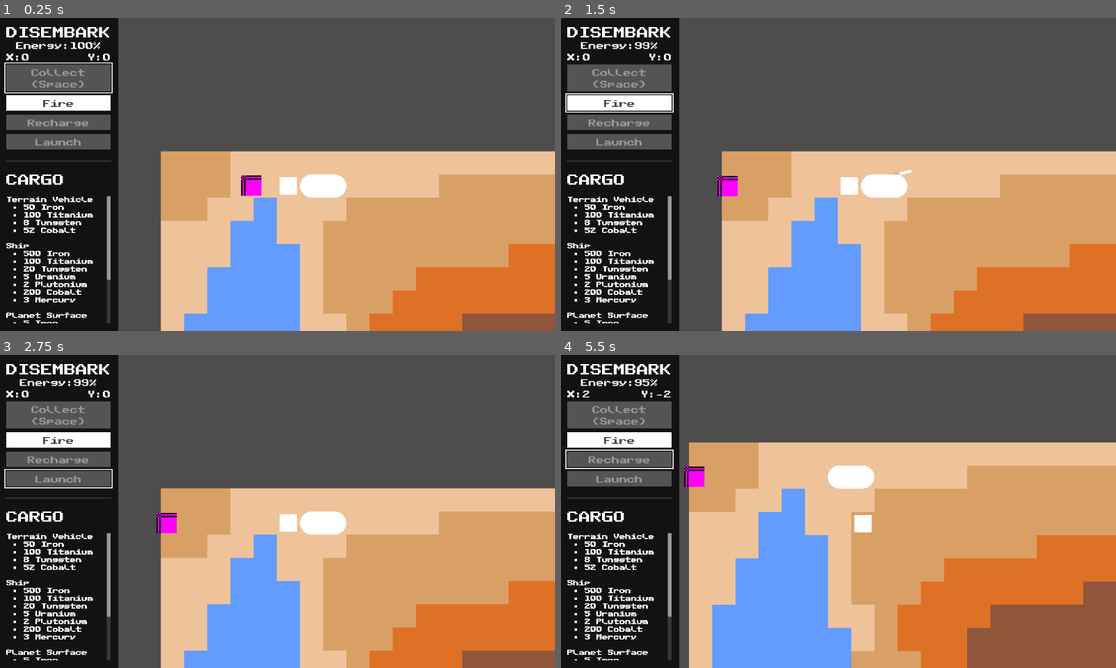
Above: before the commit, frames 1-4 (two rows, left to right).
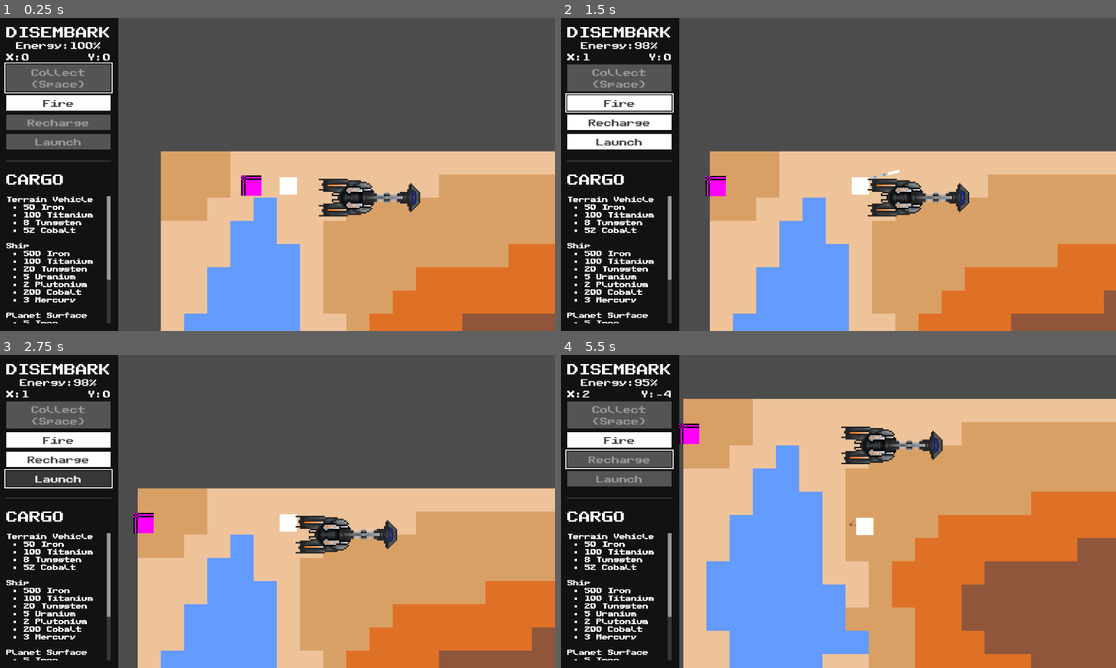
Above: after the commit, the same moments.

Repository: late-parrot/tsa-video-game-design-2026
Game: Godot game, scene res://scenes/disembark/disembark.tscn
The game is run twice, just before and just after one commit, with the same random seed, the same clock (stepped at 60 frames per second) and the same inputs. This scene is started directly instead of the project's main scene.
Inputs (mouse positions are in pixels of both pictures, inside the frame that each line leads up to):
- Up to frame 1 (0.25 s): no input
- Up to frame 2 (1.5 s): click "Fire" at 0.5 s; tap Enter at 1.25 s; move the mouse to (960, 158) at 1.27 s; press the mouse at (960, 158) at 1.28 s; hold D (right) from 1.28 s (still down)
- Up to frame 3 (2.75 s): release D (right) at 2 s; release the mouse at (399, 495) at 2 s; click (61, 480) at 2 s, where only the run after the commit has a clickable "Launch"
- Up to frame 4 (5.5 s): click (622, 480) at 2.75 s, where only the run after the commit has a clickable "Launch"; click (622, 458) at 3.5 s, where only the run after the commit has a clickable "Recharge"; tap Space at 4.25 s; move the mouse to (727, 527) at 4.27 s; hold S (down) 4.28-5.03 s; click (727, 527) at 4.35 s; move the mouse to (894, 442) at 5.02 s; press the mouse at (894, 442) at 5.03 s; hold D (right) from 5.03 s (still down)

The runs differ from the first frame. In frame 1, 1.7% of the frame differs, in the area x 54-76%, y 50-64%; in frame 2, 9.3%; in frame 3, 14%; in frame 4, 36%, in the area x 18-100%, y 11-100%.
Error after the commit: Invalid access to property or key 'maneuver' on a base object of type 'Window'. (res://scripts/disembark/disembark.gd:36)

Commit message:
Update the landed ship to have the same texture

Diff:
--- a/scenes/disembark/disembark.tscn
+++ b/scenes/disembark/disembark.tscn
@@ -4,19 +4,16 @@
 [ext_resource type="TileSet" uid="uid://de2seuuxgrqll" path="res://resources/basic-tileset.tres" id="1_ouoik"]
 [ext_resource type="PackedScene" uid="uid://da82tphw0tws7" path="res://scenes/disembark/player.tscn" id="2_o8x53"]
 [ext_resource type="PackedScene" uid="uid://cwr2scwm7o16e" path="res://scenes/disembark/overlay.tscn" id="3_o8x53"]
-[ext_resource type="PackedScene" path="res://scenes/disembark/creature.tscn" id="4_py471"]
+[ext_resource type="Texture2D" uid="uid://c0qwlcrpshoom" path="res://assets/spaceshipv2.png" id="4_omjsi"]
+[ext_resource type="PackedScene" uid="uid://bg0knfvwm3ul2" path="res://scenes/disembark/creature.tscn" id="4_py471"]
 
 [sub_resource type="CapsuleShape2D" id="CapsuleShape2D_5rhh4"]
-radius = 24.0
-height = 64.0
+radius = 31.0
+height = 94.0
 
 [sub_resource type="CapsuleShape2D" id="CapsuleShape2D_py471"]
-radius = 8.0
-height = 32.0
-
-[sub_resource type="CapsuleMesh" id="CapsuleMesh_omjsi"]
-radius = 8.0
-height = 32.0
+radius = 13.000001
+height = 64.0
 
 [node name="Disembark" type="Node2D"]
 script = ExtResource("1_5rhh4")
@@ -34,7 +31,8 @@
 
 [node name="Ship" type="Area2D" parent="."]
 z_index = 1
-position = Vector2(16, 0)
+position = Vector2(48, 8)
+collision_mask = 2
 
 [node name="CollisionShape2D" type="CollisionShape2D" parent="Ship"]
 position = Vector2(16, 8)
@@ -50,10 +48,7 @@
 
 [node name="Sprite2D" type="Sprite2D" parent="Ship"]
 position = Vector2(16, 8)
-
-[node name="MeshInstance2D" type="MeshInstance2D" parent="Ship/Sprite2D"]
-rotation = 1.5707964
-mesh = SubResource("CapsuleMesh_omjsi")
+texture = ExtResource("4_omjsi")
 
 [node name="Creatures" type="Node2D" parent="."]
 
